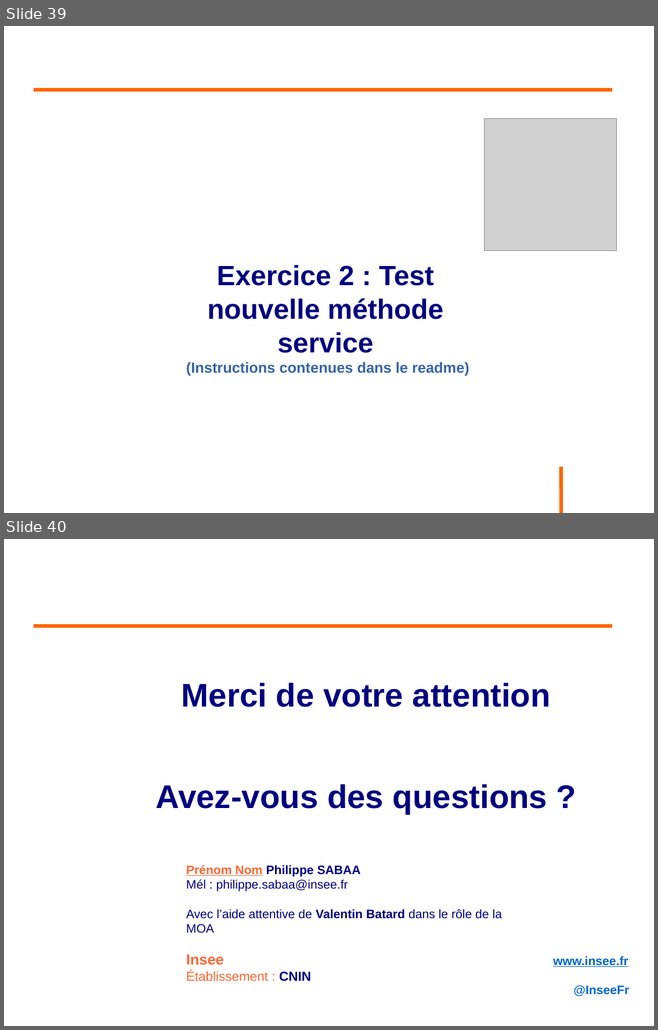
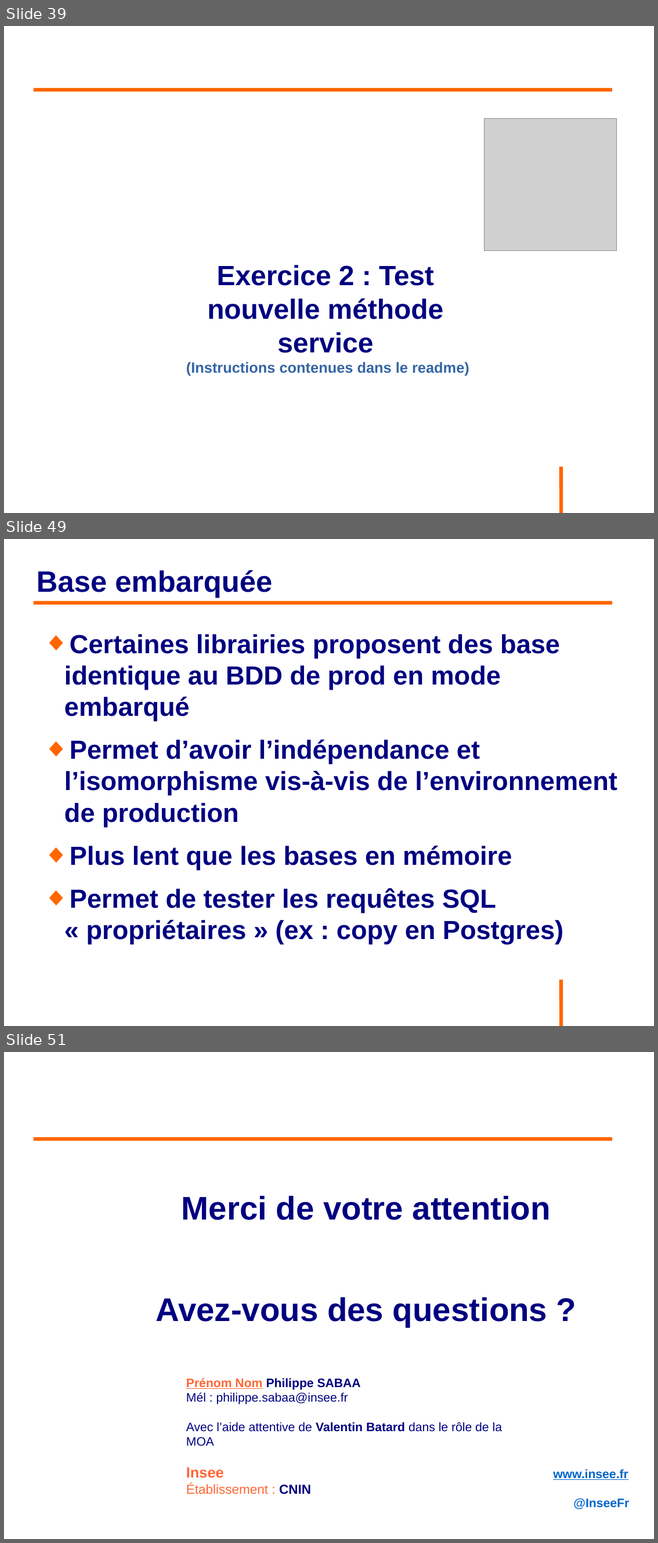
Before and after one commit to philphils/tests-unitaires-et-moins-unitaires, a slide deck: tests-unitaires-cours/nouveauDiapo/diapo_tests_unitaires.odp. Shown one above the other, each under a label of ours: slides 39 and 40 before the commit, slides 39, 49 and 51 after it; the slides between them are not shown. The pictures are 658x1030 and 658x1543 pixels, drawn with LibreOffice and Linux fonts; fonts in the diff are those of the drawing; grey boxes stand for pictures; background and template pictures are left out. Boxes give left, top, right and bottom in pixels: in the first picture for what was removed or moved away, otherwise in the second. Text is boxed around its words. In the diff, an @@ line names an element or a change of style, - is before the commit and + after.

Commit message:
Diapo partie base de test

```diff
--- a/tests-unitaires-cours/nouveauDiapo/diapo_tests_unitaires.odp
+++ b/tests-unitaires-cours/nouveauDiapo/diapo_tests_unitaires.odp
@@ slide 49 added at [4, 539, 654, 1026], background #FFFFFF; not listed: 1 template element that a slide beside it also shows @@
@@ title added at [36, 570, 272, 598], 36 pt, text #000080, bold @@
+Base embarquée
@@ line added from (34, 603) to (612, 603), #FF6600 4.54 pt @@
@@ text added at [64, 634, 617, 944], 32 pt, text #000080, bold @@
+◆ Certaines librairies proposent des base identique au BDD de prod en mode embarqué
+◆ Permet d’avoir l’indépendance et l’isomorphisme vis-à-vis de l’environnement de production
+◆ Plus lent que les bases en mémoire
+◆ Permet de tester les requêtes SQL « propriétaires » (ex : copy en Postgres)
@@ what was slide 40 is now slide 51 @@
```
Also in this commit, not shown: 1 slide changed, 10 other slides added.
